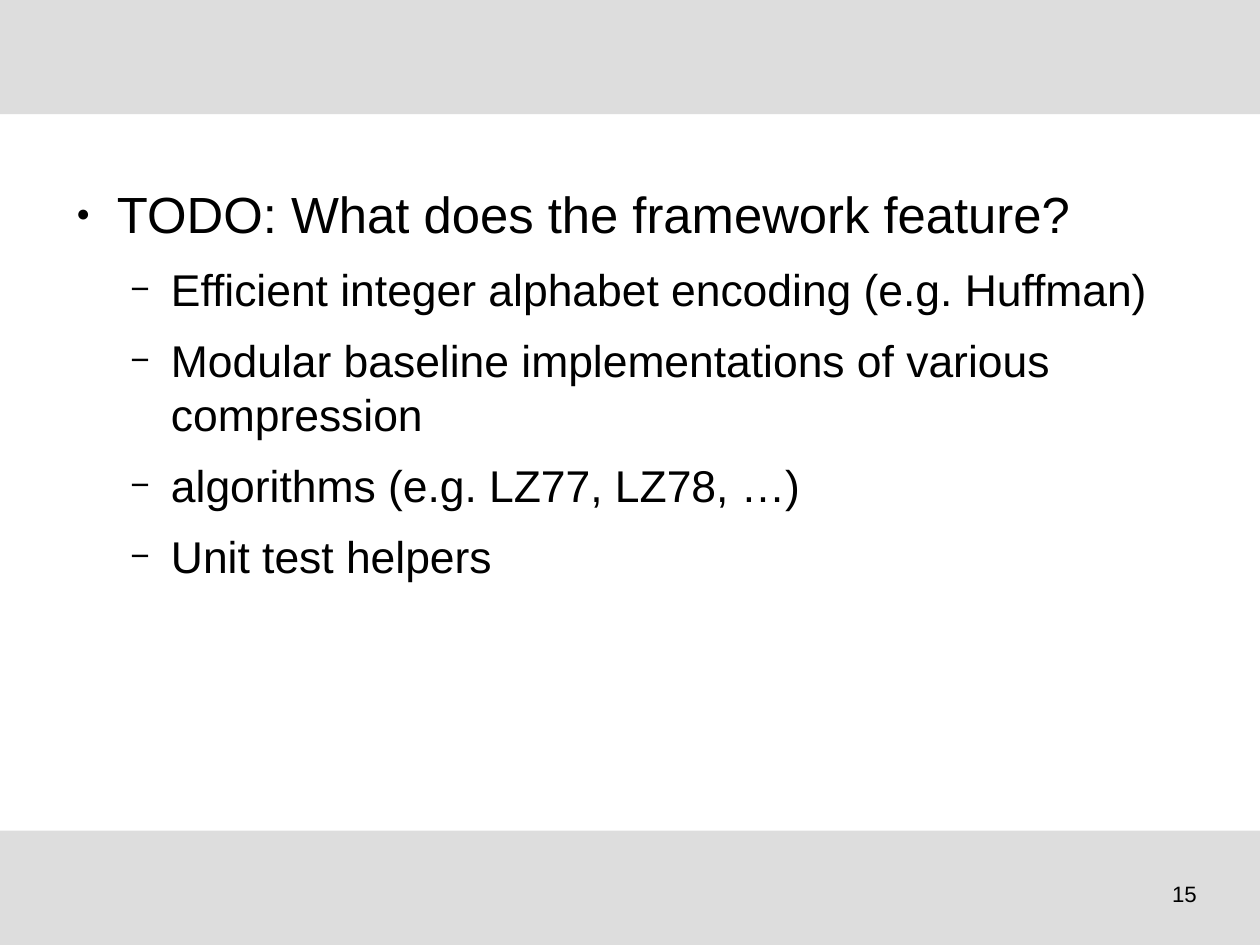
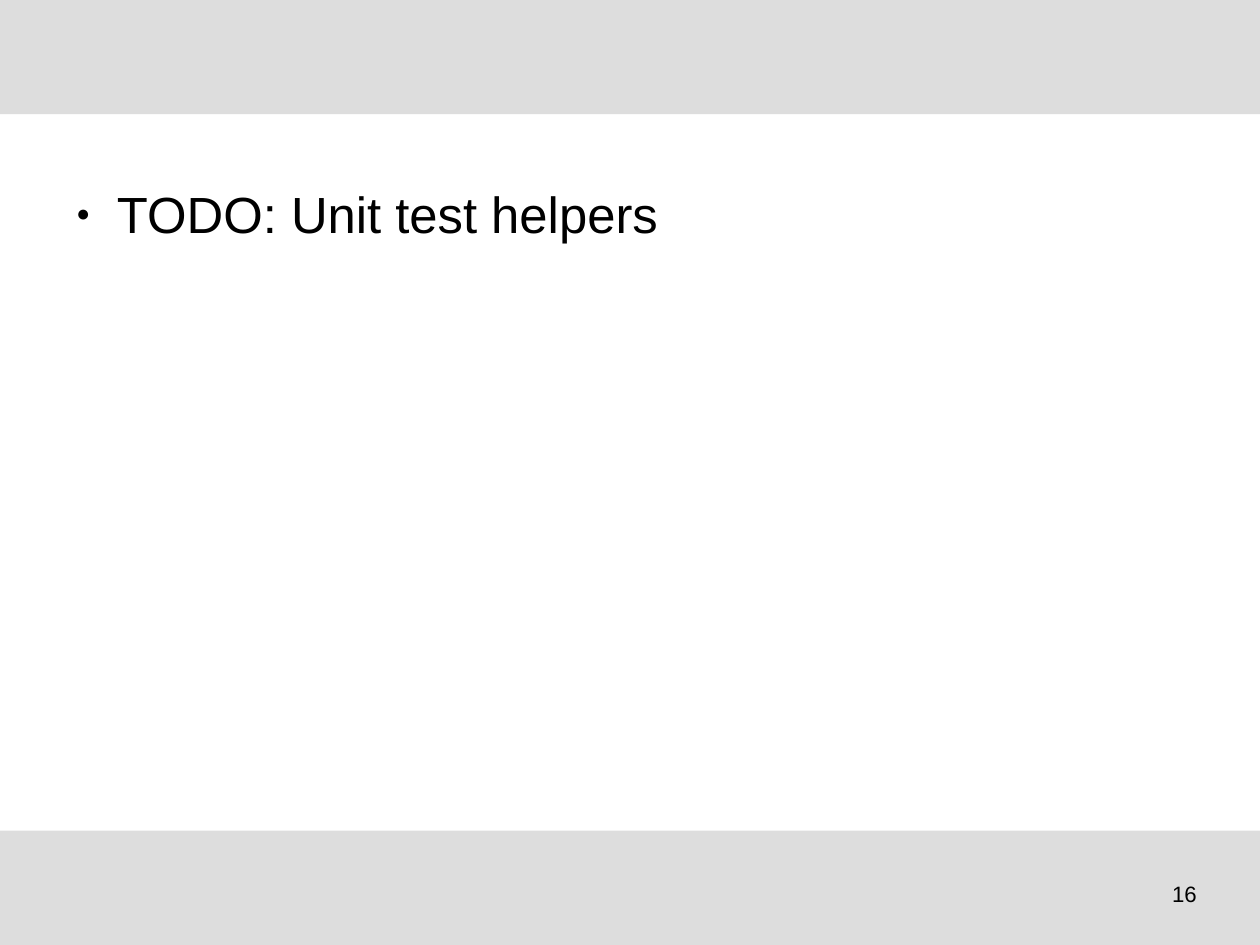
Before and after one commit to tudocomp/tudocomp, a slide deck: slide 16 of etc/presentation.odp (slide 15 before the commit). Drawn at 1260x945 pixels with LibreOffice and Linux fonts; fonts in the diff are those of the drawing; background and template pictures are left out. Boxes give left, top, right and bottom in pixels: in the first picture for what was removed or moved away, otherwise in the second. Text is boxed around its words. In the diff, an @@ line names an element or a change of style, - is before the commit and + after.

Commit message:
Presentation progress

```diff
--- a/etc/presentation.odp
+++ b/etc/presentation.odp
@@ text at bbox=[117, 196, 658, 244]: text changed; size 28 to 32 pt @@
-● TODO: What does the framework feature?
-  − Efficient integer alphabet encoding (e.g. Huffman)
-  − Modular baseline implementations of various compression
-  − algorithms (e.g. LZ77, LZ78, …)
-  − Unit test helpers
+● TODO: Unit test helpers
@@ page number at bbox=[1172, 886, 1197, 903]: text changed @@
-15
+16
```
Also in this commit, not shown: 2 other slides changed, 1 slide added, 1 slide removed.
